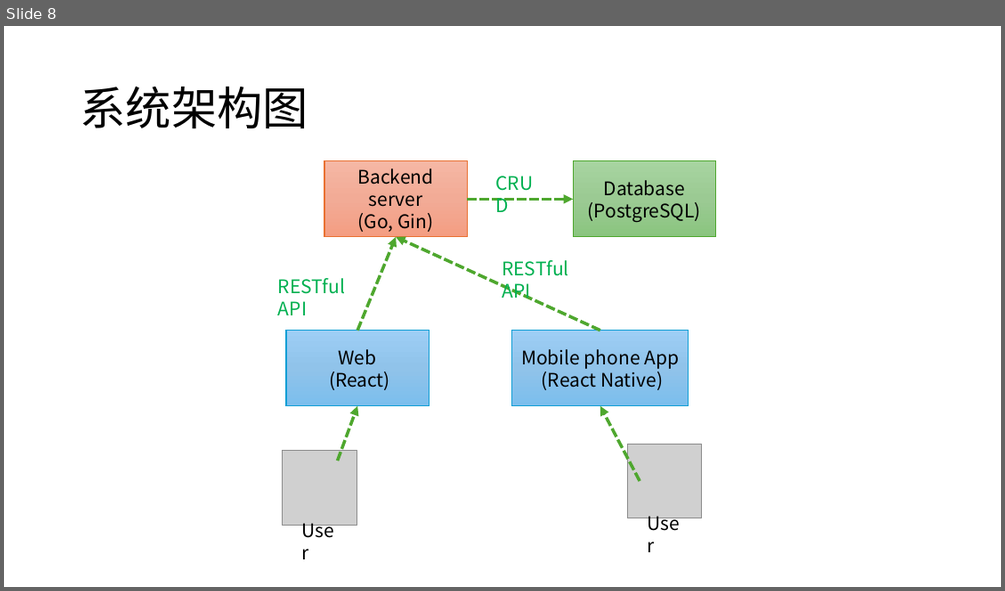
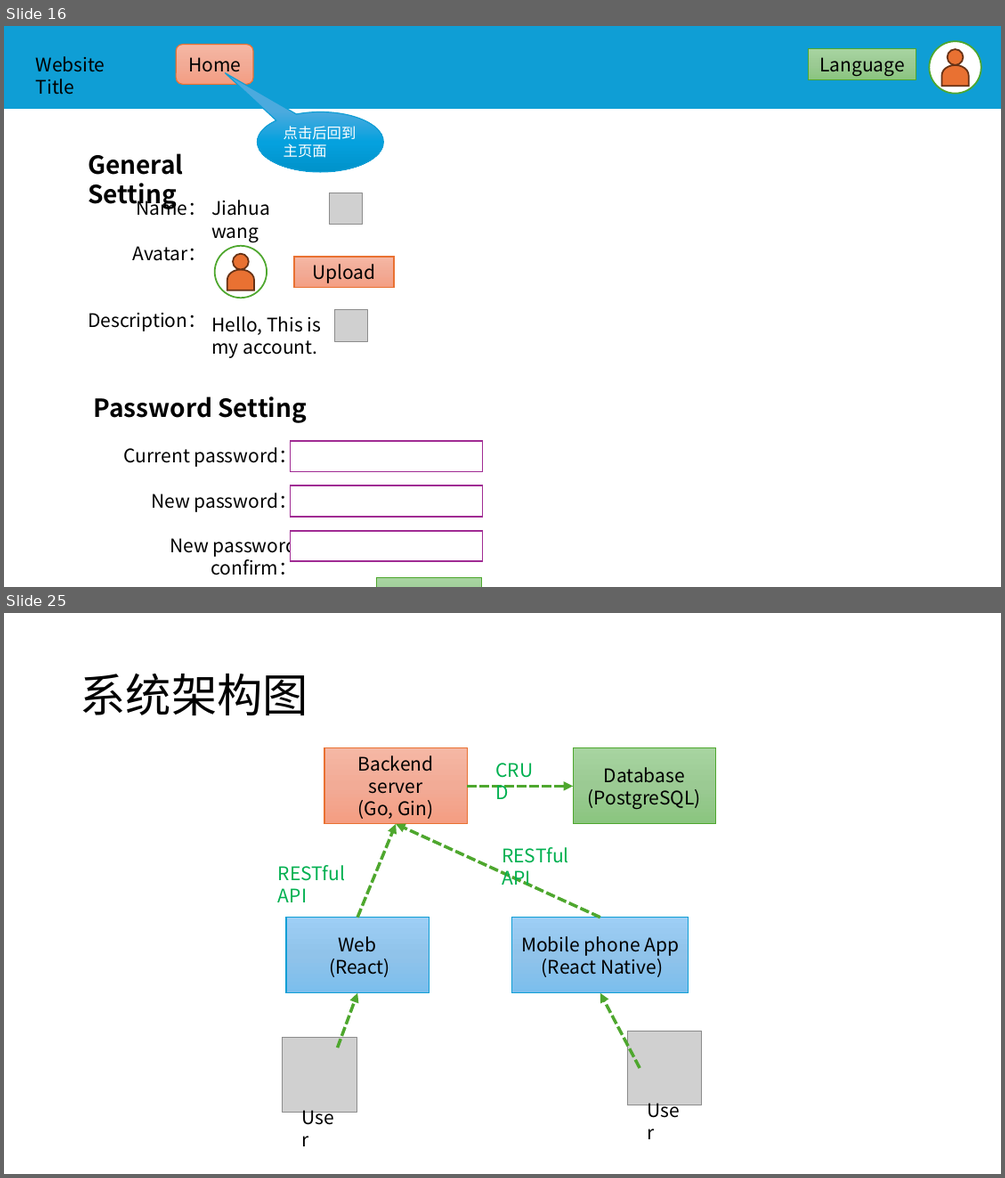
Before and after one commit to w9029/expense_statistics, a slide deck: documents/expenseWebsiteScript.pptx. Shown one above the other, each under a label of ours: slide 8 before the commit, slides 16 and 25 after it; the slides between them are not shown. The pictures are 1005x591 and 1005x1178 pixels, drawn with LibreOffice and Linux fonts; fonts in the diff are those of the drawing; grey boxes stand for pictures. Boxes give left, top, right and bottom in pixels: in the first picture for what was removed or moved away, otherwise in the second. Text is boxed around its words. In the diff, an @@ line names an element or a change of style, - is before the commit and + after.

```diff
--- a/documents/expenseWebsiteScript.pptx
+++ b/documents/expenseWebsiteScript.pptx
@@ slide 16 added at (x1=4, y1=26, x2=1001, y2=587), background #FFFFFF @@
@@ rectangle added at (x1=4, y1=26, x2=1001, y2=109), fill #0F9ED5 @@
@@ rounded rectangle added at (x1=176, y1=44, x2=253, y2=84), fill gradient #F5B8A5 to #F2AB96 to #F59E82, outline #E97132 1 pt, 18 pt, text #000000 @@
+Home
@@ rectangle added at (x1=808, y1=49, x2=916, y2=79), fill gradient #A8D5A0 to #9CCA94 to #8AC680, outline #4EA72E 1 pt, 18 pt, text #000000 @@
+Language
@@ ellipse added at (x1=929, y1=42, x2=981, y2=94), fill #FFFFFF, outline #4EA72E 1.5 pt @@
@@ ellipse added at (x1=947, y1=49, x2=963, y2=65), fill #E97132, outline #663216 1.5 pt @@
@@ text added at (x1=36, y1=56, x2=105, y2=95), 18 pt, text #000000 @@
+Website Title
@@ flow chart delay added at (x1=942, y1=65, x2=969, y2=86), fill #E97132, outline #663216 1.5 pt @@
@@ speech bubble added at (x1=258, y1=112, x2=384, y2=172), fill gradient #4CAADF to #05A2DF to #0092CB, outline #0F9ED5 1 pt, 14 pt, text #FFFFFF @@
+点击后回到主页面
@@ text added at (x1=88, y1=153, x2=183, y2=210), 24 pt, text #000000, bold @@
+General Setting
@@ text added at (x1=88, y1=196, x2=207, y2=331), 18 pt, text #000000 @@
+Name：
+Avatar：
+Description：
@@ text added at (x1=211, y1=200, x2=270, y2=242), 18 pt, text #000000 @@
+Jiahua wang
@@ picture added at (x1=329, y1=192, x2=362, y2=224) @@
@@ ellipse added at (x1=215, y1=246, x2=267, y2=298), fill #FFFFFF, outline #4EA72E 1.5 pt @@
@@ ellipse added at (x1=233, y1=253, x2=249, y2=269), fill #E97132, outline #663216 1.5 pt @@
@@ rectangle added at (x1=294, y1=257, x2=394, y2=287), fill gradient #F5B8A5 to #F2AB96 to #F59E82, outline #E97132 1 pt, 18 pt, text #000000 @@
+Upload
@@ flow chart delay added at (x1=227, y1=269, x2=254, y2=290), fill #E97132, outline #663216 1.5 pt @@
@@ text added at (x1=211, y1=316, x2=322, y2=358), 18 pt, text #000000 @@
+Hello, This is
+my account.
@@ picture added at (x1=334, y1=309, x2=367, y2=341) @@
@@ text added at (x1=94, y1=396, x2=307, y2=423), 24 pt, text #000000, bold @@
+Password Setting
@@ text added at (x1=124, y1=444, x2=298, y2=575), 18 pt, text #000000 @@
+Current password：
+New password：
+New password confirm：
@@ rectangle added at (x1=291, y1=441, x2=483, y2=472), fill #FFFFFF, outline #A02B93 1.5 pt @@
@@ rectangle added at (x1=291, y1=486, x2=483, y2=516), fill #FFFFFF, outline #A02B93 1.5 pt @@
@@ rectangle added at (x1=291, y1=531, x2=483, y2=562), fill #FFFFFF, outline #A02B93 1.5 pt @@
@@ rectangle added at (x1=376, y1=578, x2=482, y2=587), fill gradient #A8D5A0 to #9CCA94 to #8AC680, outline #4EA72E 1 pt, 18 pt, text #000000 @@
+Apply
@@ what was slide 8 is now slide 25 @@
```
Also in this commit, not shown: 3 slides changed, 19 other slides added, 3 slides removed, 21 other files.
